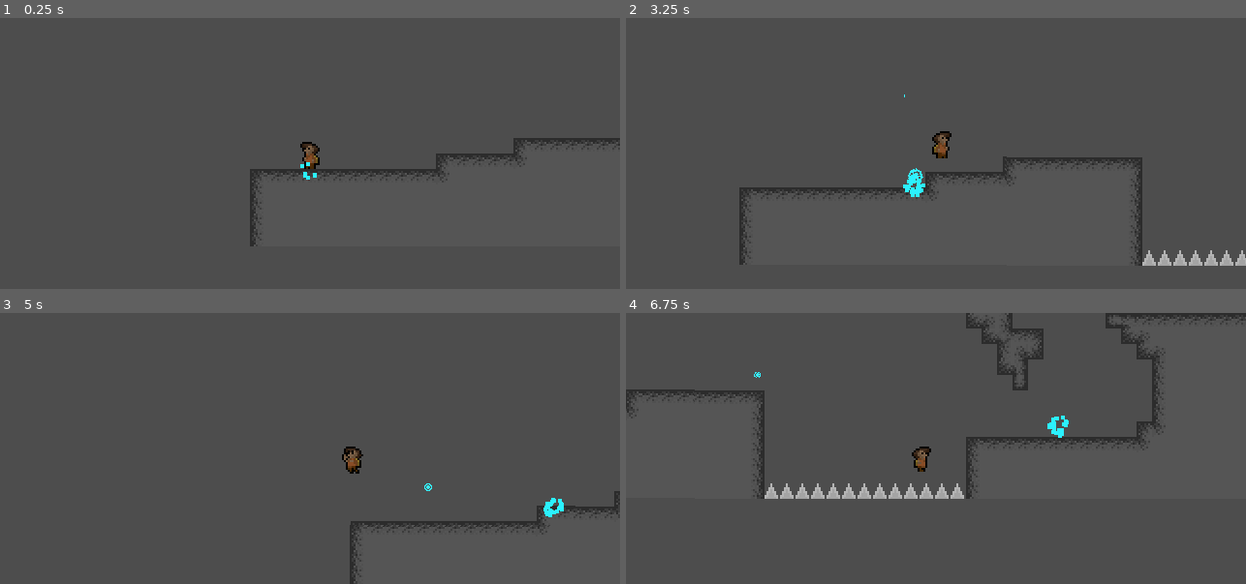
Above: before the commit, frames 1-4 (two rows, left to right).
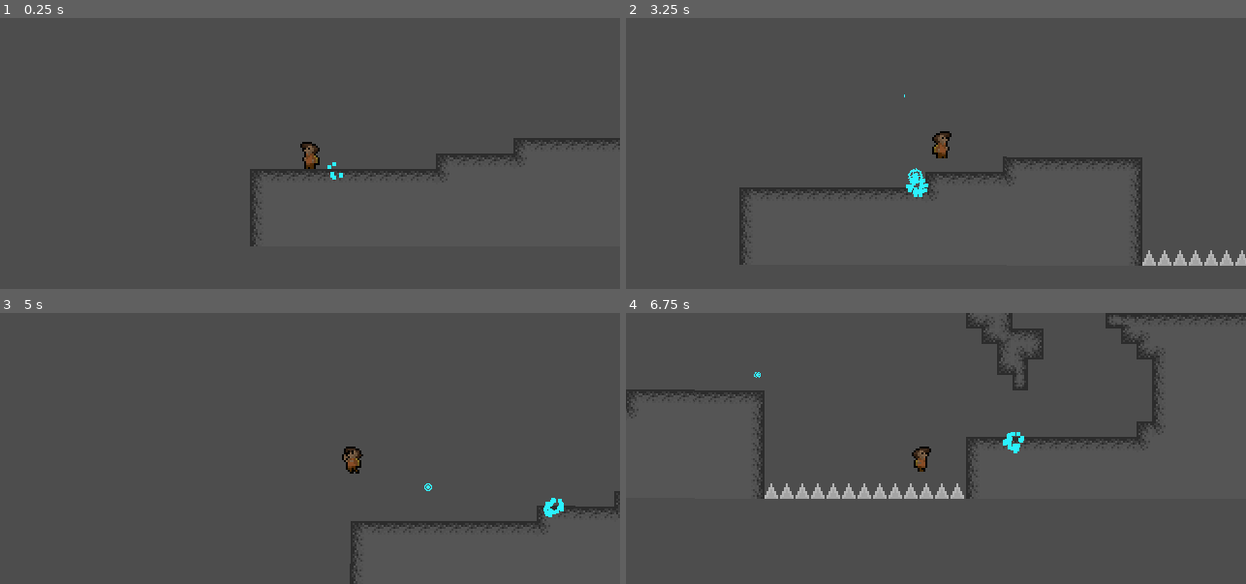
Above: after the commit, the same moments.

Repository: tetraminus/GrappleFormer
Game: Godot game, scene res://Rooms/level1_1.tscn
Same seed, same stepped clock (60 frames per second), same inputs: the game is played once before the commit and once after it.
Inputs (mouse positions are in pixels of both pictures, inside the frame that each line leads up to):
- Up to frame 1 (0.25 s): no input
- Up to frame 2 (3.25 s): move the mouse to (1072, 139) at 0.52 s; hold D (move_right) 0.53-1.28 s; click (1072, 139) at 0.6 s; tap Space (jump) at 0.77, 1.52, 3.02 s; move the mouse to (812, 167) at 1.27 s; hold S (move_down) 1.28-2.03 s; click (812, 167) at 1.35 s; move the mouse to (998, 93) at 2.02 s; hold D (move_right) from 2.03 s (still down); right-click (998, 93) at 2.1 s; click (998, 93) at 2.3 s; move the mouse to (905, 207) at 2.77 s; click (905, 207) at 2.85 s
- Up to frame 3 (5 s): move the mouse to (496, 489) at 3.52 s; release D (move_right) at 3.53 s; hold A (move_left) from 3.53 s (still down); click (496, 489) at 3.6 s; tap Space (jump) at 3.77, 4.52 s; move the mouse to (124, 407) at 4.27 s; right-click (124, 407) at 4.35 s; click (124, 407) at 4.55 s
- Up to frame 4 (6.75 s): move the mouse to (967, 448) at 5.02 s; release A (move_left) at 5.03 s; hold S (move_down) 5.03-5.78 s; click (967, 448) at 5.1 s; move the mouse to (843, 380) at 5.77 s; hold D (move_right) from 5.78 s (still down); click (843, 380) at 5.85 s; tap Space (jump) at 6.02 s; move the mouse to (1072, 434) at 6.52 s; right-click (1072, 434) at 6.6 s

The runs differ from the first frame. In frame 1, 0.1% of the frame differs, in the area x 48-56%, y 53-60%; in frame 2, 0.1%; in frame 3, less than 0.1%; in frame 4, 0.3%, in the area x 60-72%, y 37-52%.

Commit message:
Update GrappleHolder.gd

Diff:
--- a/GrappleHolder.gd
+++ b/GrappleHolder.gd
@@ -5,7 +5,7 @@
 @export var grapplespeed:int
 var player
 @onready var fling_indicator = %flingIndicator
-var fling_pos = Vector2(0, 0)
+var fling_pos = null
 
 
 # Called when the node enters the scene tree for the first time.
@@ -20,22 +20,34 @@
 
 
 	if player.grapplepoint == null:
-
-
-		fling_indicator.global_position = fling_indicator.global_position.lerp(fling_pos, 0.5)
-
-
-
+		if fling_pos != null:
+			fling_indicator.visible = true
+			fling_indicator.global_position = fling_indicator.global_position.lerp(fling_pos, 0.5)
+		else:
+			fling_indicator.visible = false
 	else:
 		fling_indicator.global_position = player.grapplepoint
 
 
 func _physics_process(_delta):
 	look_at(get_global_mouse_position())
-	if grappleRay.is_colliding() and !blocker_ray.is_colliding():
-		fling_pos = grappleRay.get_collision_point()
-	if blocker_ray.is_colliding():
-		fling_pos = null
+	var blockerpos = blocker_ray.get_collision_point()
+
+	if blocker_ray.get_collider() != null:
+		grappleRay.target_position = Vector2(blocker_ray.global_position.distance_to(blockerpos),0)
+		grappleRay.force_raycast_update()
+	else :
+		grappleRay.target_position = Vector2(grappledistance,0)
+		grappleRay.force_raycast_update()
+
+	var grapplepos = grappleRay.get_collision_point()
+
+	if grapplepos != null:
+		fling_pos = grapplepos
+
+
+
+
 
 
 
